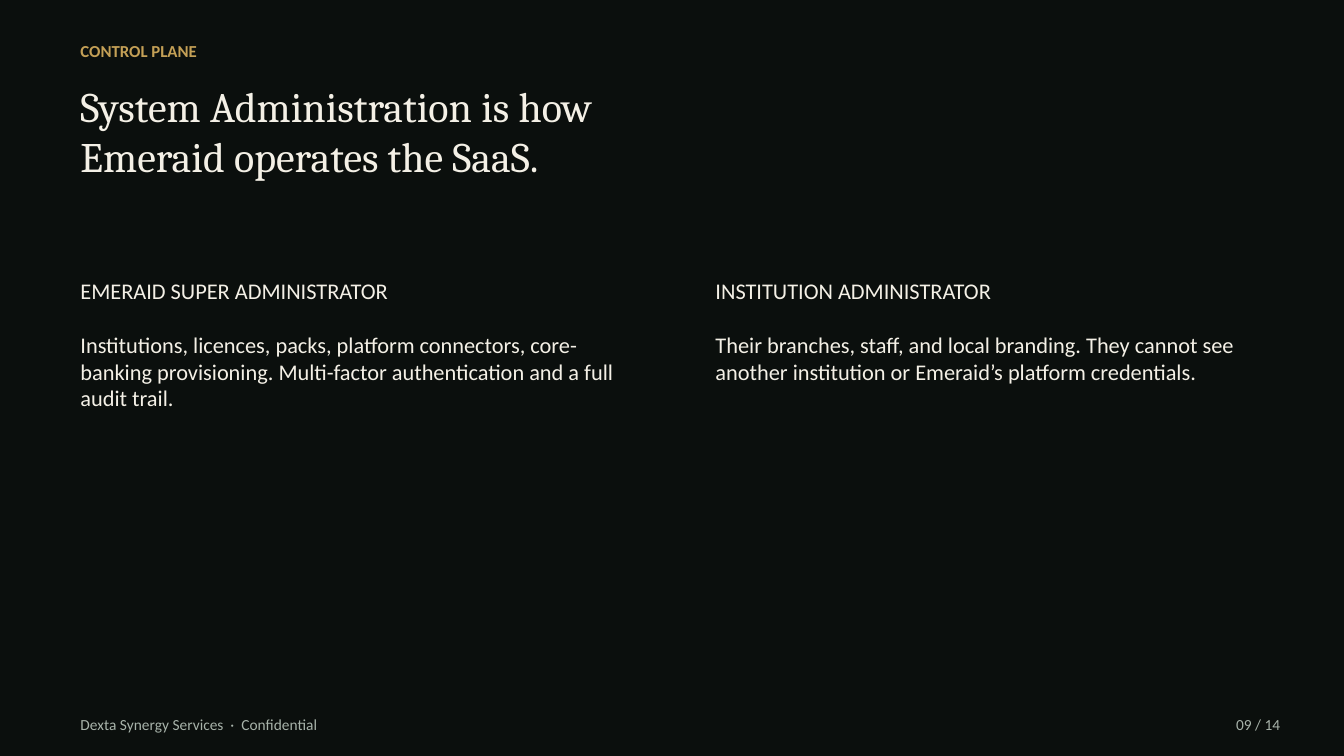
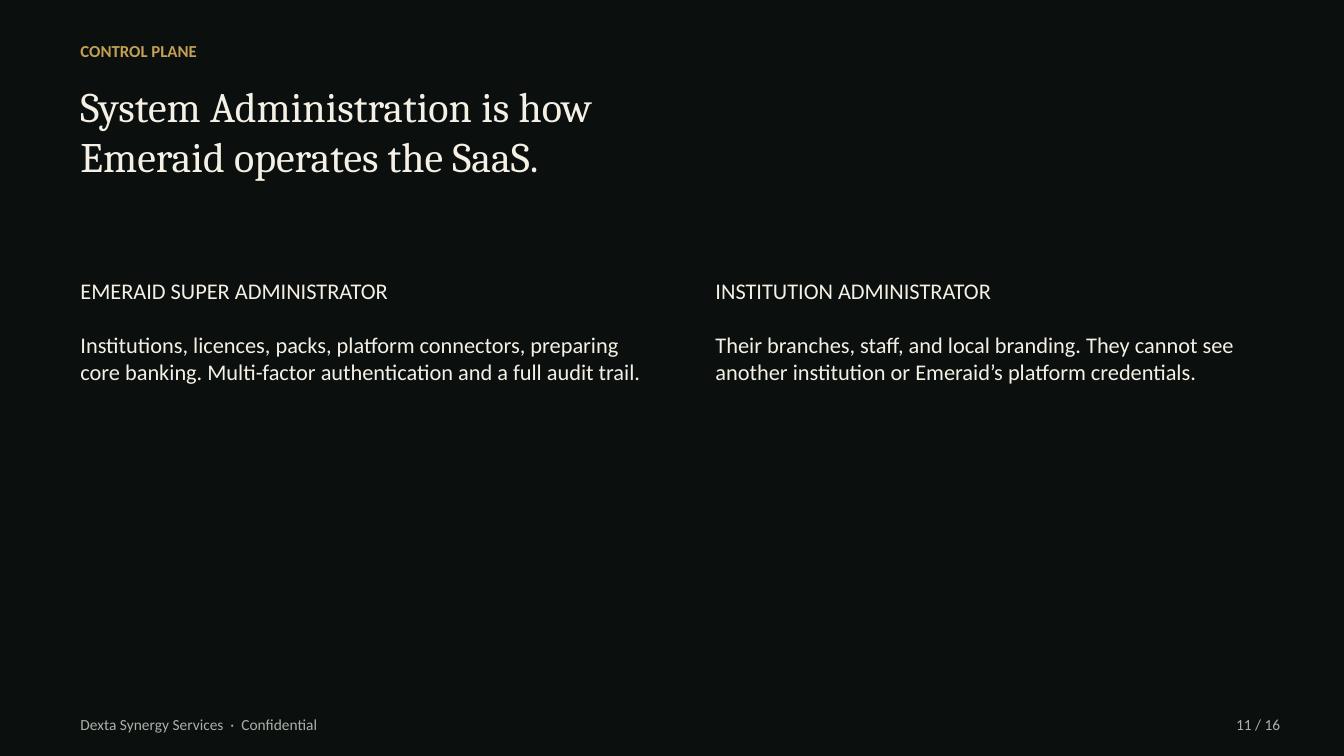
Before and after one commit to hanson1997/test, a slide deck: slide 11 of edfip-screening/architecture/EDFIP_Architecture_Dexta.pptx (slide 9 before the commit). Drawn at 1344x756 pixels with LibreOffice and Linux fonts; fonts in the diff are those of the drawing. Boxes give left, top, right and bottom in pixels: in the first picture for what was removed or moved away, otherwise in the second. Text is boxed around its words. In the diff, an @@ line names an element or a change of style, - is before the commit and + after.

```diff
--- a/edfip-screening/architecture/EDFIP_Architecture_Dexta.pptx
+++ b/edfip-screening/architecture/EDFIP_Architecture_Dexta.pptx
@@ text at bbox=[80, 284, 640, 384]: text changed @@
-EMERAID SUPER ADMINISTRATOR
-Institutions, licences, packs, platform connectors, core-banking provisioning. Multi-factor authentication and a full audit trail.
+EMERAID SUPER ADMINISTRATOR
+Institutions, licences, packs, platform connectors, preparing core banking. Multi-factor authentication and a full audit trail.
@@ text at bbox=[1236, 719, 1281, 730]: text changed @@
-09 / 14
+11 / 16
```
Also in this commit, not shown: 13 other slides changed, 2 slides added, 5 other files.
